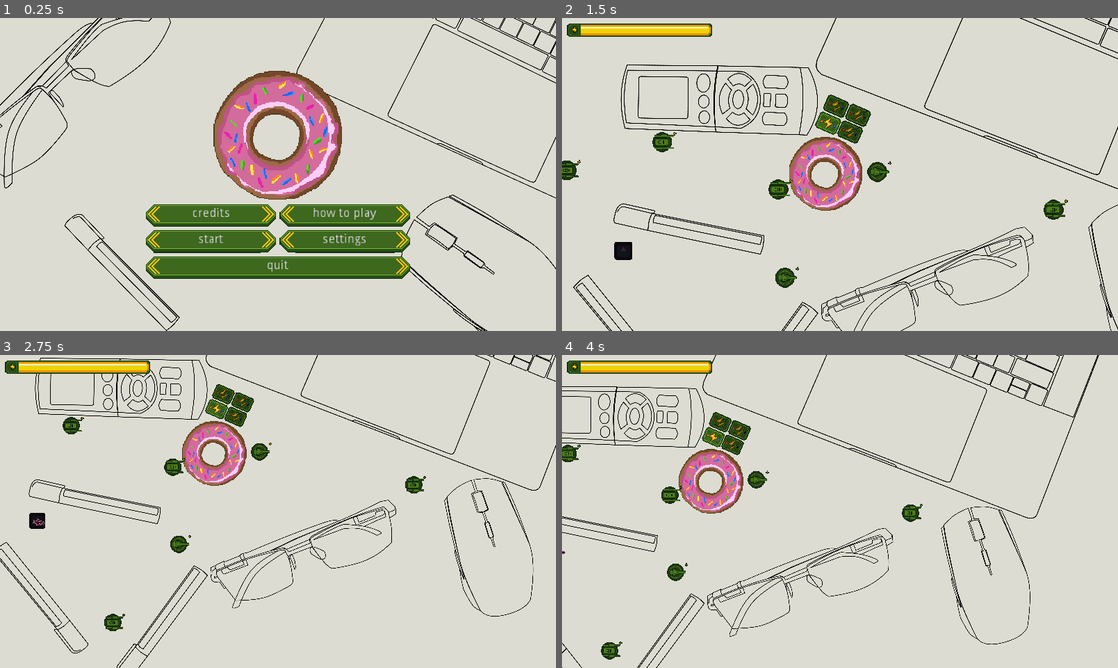
Above: before the commit, frames 1-4 (two rows, left to right).
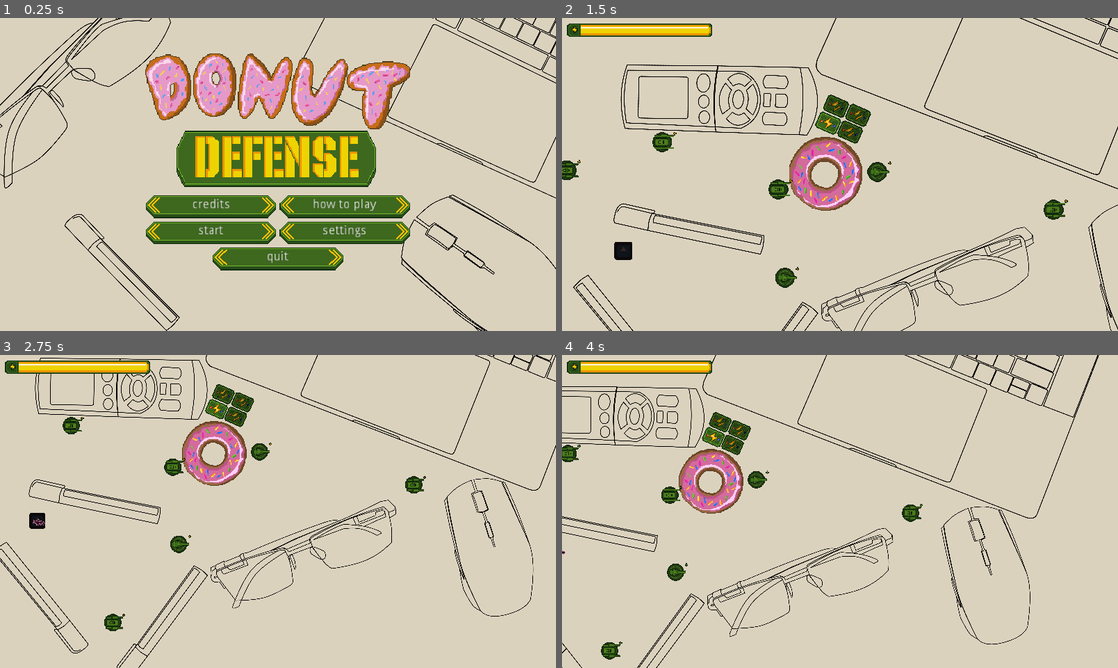
Above: after the commit, the same moments.

Repository: dmitriy-shmilo/gogodot-2021
Game: Godot game, scene res://title_screen/title_screen.tscn
Same seed, same stepped clock (60 frames per second), same inputs: the game is played once before the commit and once after it. This scene is started directly instead of the project's main scene. The engine's default icon, where the game draws it, is replaced by a stand-in: a white triangle on a blue panel in a dark square.
Inputs (mouse positions are in pixels of both pictures, inside the frame that each line leads up to):
- Up to frame 1 (0.25 s): no input
- Up to frame 2 (1.5 s): click "start" at 0.5 s; tap Enter at 1.25 s; move the mouse to (701, 146) at 1.27 s; hold D (right) from 1.28 s (still down); hold Mouse wheel up (zoom_in) from 1.28 s (still down); click (701, 146) at 1.42 s
- Up to frame 3 (2.75 s): move the mouse to (439, 545) at 2.02 s; release D (right) at 2.03 s; release Mouse wheel up (zoom_in) at 2.03 s; hold S (down) from 2.03 s (still down); tap Mouse wheel down (zoom_out) at 2.1 s; click (439, 545) at 2.17 s
- Up to frame 4 (4 s): move the mouse to (673, 621) at 2.77 s; release S (down) at 2.78 s; hold D (right) 2.78-3.53 s; hold Mouse wheel up (zoom_in) 2.78-3.53 s; click (673, 621) at 2.92 s; move the mouse to (751, 433) at 3.52 s; hold W (up) from 3.53 s (still down); tap Mouse wheel down (zoom_out) at 3.6 s; click (751, 433) at 3.67 s

The runs differ from the first frame. In frame 1, 24% of the frame differs, in the area x 26-74%, y 11-84%; in frame 2, less than 0.1%; in frame 3, less than 0.1%; in frame 4, less than 0.1%.

Commit message:
Title screen improvements. Consolidate donut colors.

Diff:
--- a/src/project.godot
+++ b/src/project.godot
@@ -168,5 +168,5 @@
 [rendering]
 
 quality/driver/driver_name="GLES2"
-environment/default_clear_color=Color( 0.862745, 0.862745, 0.823529, 1 )
+environment/default_clear_color=Color( 0.858824, 0.823529, 0.745098, 1 )
 environment/default_environment="res://default_env.tres"
--- a/src/title_screen/title_screen.tscn
+++ b/src/title_screen/title_screen.tscn
@@ -1,6 +1,6 @@
 [gd_scene load_steps=8 format=2]
 
-[ext_resource path="res://assets/donut.png" type="Texture" id=1]
+[ext_resource path="res://assets/title.png" type="Texture" id=1]
 [ext_resource path="res://title_screen/title_screen.gd" type="Script" id=2]
 [ext_resource path="res://ui/default_theme.tres" type="Theme" id=3]
 [ext_resource path="res://assets/laptop.png" type="Texture" id=4]
@@ -43,64 +43,69 @@
 
 [node name="VBoxContainer" type="VBoxContainer" parent="."]
 anchor_left = 0.5
-anchor_top = 0.5
 anchor_right = 0.5
-anchor_bottom = 0.5
-margin_left = -152.0
-margin_top = -120.0
-margin_right = 152.0
-margin_bottom = 120.0
+margin_left = -160.0
+margin_top = 40.0
+margin_right = 160.0
+margin_bottom = 250.0
+alignment = 1
 __meta__ = {
 "_edit_use_anchors_": false
 }
 
 [node name="TitleImage" type="TextureRect" parent="VBoxContainer"]
-margin_right = 304.0
-margin_bottom = 150.0
+margin_right = 320.0
+margin_bottom = 160.0
 texture = ExtResource( 1 )
 stretch_mode = 4
 
 [node name="HBoxContainer" type="HBoxContainer" parent="VBoxContainer"]
-margin_top = 154.0
-margin_right = 304.0
-margin_bottom = 180.0
+margin_top = 164.0
+margin_right = 320.0
+margin_bottom = 189.0
+alignment = 1
 
 [node name="CreditsButton" type="Button" parent="VBoxContainer/HBoxContainer"]
-margin_right = 150.0
-margin_bottom = 26.0
+margin_left = 8.0
+margin_right = 158.0
+margin_bottom = 25.0
 rect_min_size = Vector2( 150, 0 )
 text = "credits"
 
 [node name="TutorialButton" type="Button" parent="VBoxContainer/HBoxContainer"]
-margin_left = 154.0
-margin_right = 304.0
-margin_bottom = 26.0
+margin_left = 162.0
+margin_right = 312.0
+margin_bottom = 25.0
 rect_min_size = Vector2( 150, 0 )
 text = "how to play"
 
 [node name="HBoxContainer2" type="HBoxContainer" parent="VBoxContainer"]
-margin_top = 184.0
-margin_right = 304.0
-margin_bottom = 210.0
+margin_top = 193.0
+margin_right = 320.0
+margin_bottom = 218.0
 alignment = 1
 
 [node name="NewGameButton" type="Button" parent="VBoxContainer/HBoxContainer2"]
-margin_right = 150.0
-margin_bottom = 26.0
+margin_left = 8.0
+margin_right = 158.0
+margin_bottom = 25.0
 rect_min_size = Vector2( 150, 0 )
 text = "start"
 
 [node name="SettingsButton" type="Button" parent="VBoxContainer/HBoxContainer2"]
-margin_left = 154.0
-margin_right = 304.0
-margin_bottom = 26.0
+margin_left = 162.0
+margin_right = 312.0
+margin_bottom = 25.0
 rect_min_size = Vector2( 150, 0 )
 text = "settings"
 
 [node name="QuitButton" type="Button" parent="VBoxContainer"]
-margin_top = 214.0
-margin_right = 304.0
-margin_bottom = 240.0
+margin_left = 85.0
+margin_top = 222.0
+margin_right = 235.0
+margin_bottom = 247.0
+rect_min_size = Vector2( 150, 0 )
+size_flags_horizontal = 4
 text = "quit"
 
 [connection signal="pressed" from="VBoxContainer/HBoxContainer/CreditsButton" to="." method="_on_CreditsButton_pressed"]
Binary file changed: src/assets/donut.aseprite
Binary file added: src/assets/title.aseprite
Binary file added: src/assets/title.png
Not shown, added: src/assets/title.png.import
